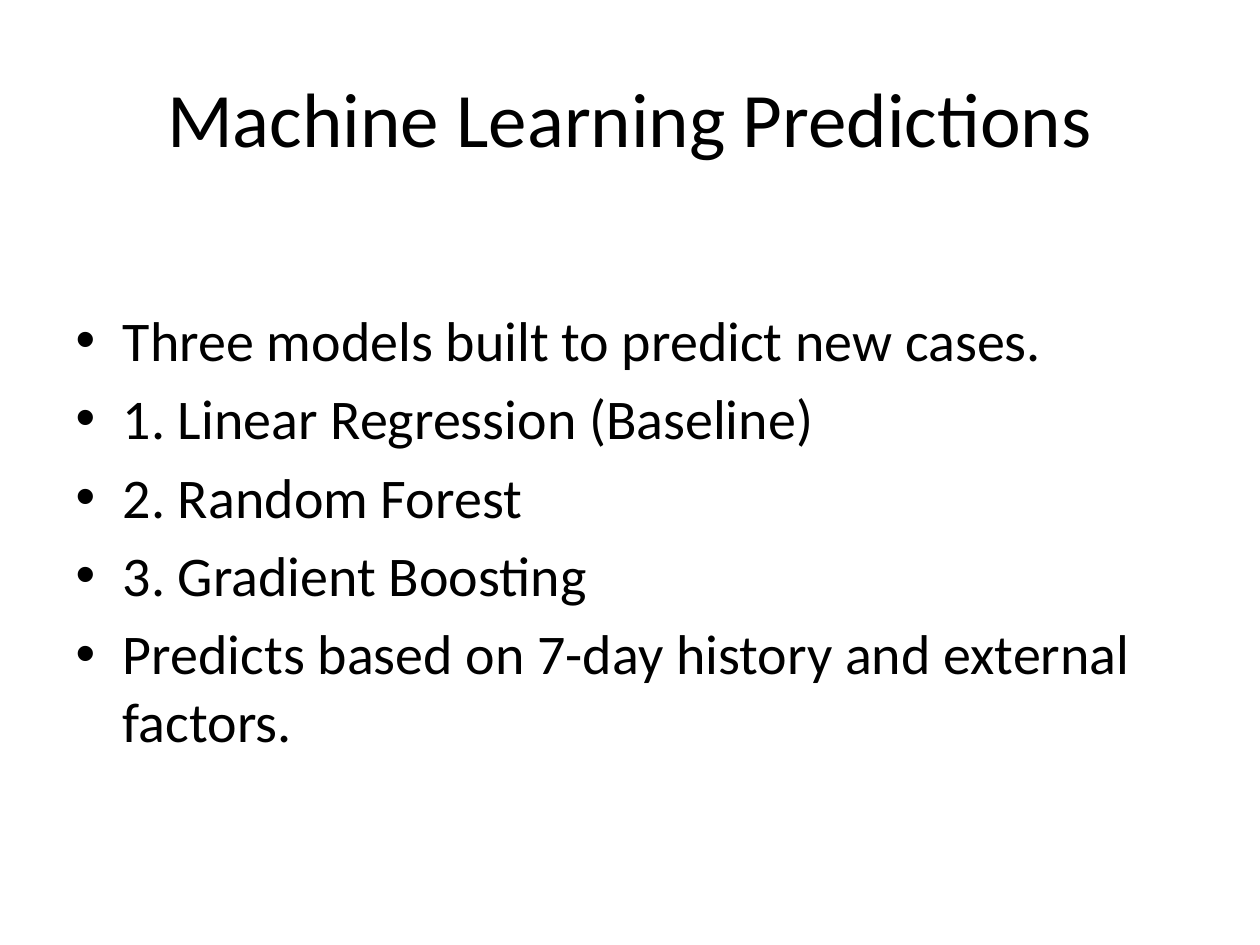
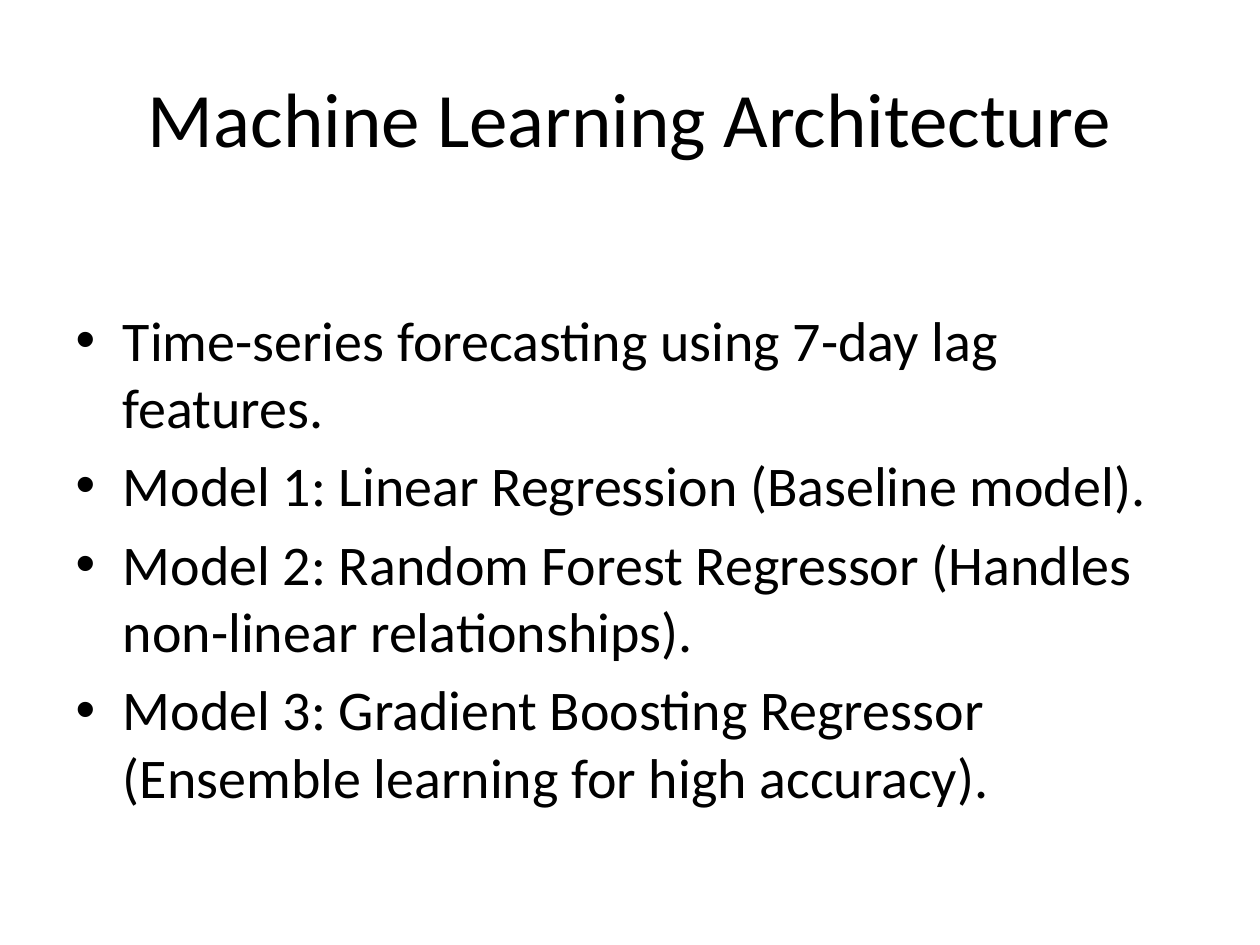
Before and after one commit to Huzyefahwasim/Disease-spread-, a slide deck: slide 6 of docs/Presentation_Slides.pptx (slide 5 before the commit). Drawn at 1260x945 pixels with LibreOffice and Linux fonts; fonts in the diff are those of the drawing. Boxes give left, top, right and bottom in pixels: in the first picture for what was removed or moved away, otherwise in the second. Text is boxed around its words. In the diff, an @@ line names an element or a change of style, - is before the commit and + after.

```diff
--- a/docs/Presentation_Slides.pptx
+++ b/docs/Presentation_Slides.pptx
@@ title at (x1=148, y1=93, x2=1111, y2=161): text changed @@
-Machine Learning Predictions
+Machine Learning Architecture
@@ text at (x1=123, y1=322, x2=1145, y2=808): text changed @@
-• Three models built to predict new cases.
-• 1. Linear Regression (Baseline)
-• 2. Random Forest
-• 3. Gradient Boosting
-• Predicts based on 7-day history and external factors.
+• Time-series forecasting using 7-day lag features.
+• Model 1: Linear Regression (Baseline model).
+• Model 2: Random Forest Regressor (Handles non-linear relationships).
+• Model 3: Gradient Boosting Regressor (Ensemble learning for high accuracy).
```
Also in this commit, not shown: 4 other slides changed, 6 slides added, 1 slide removed.
